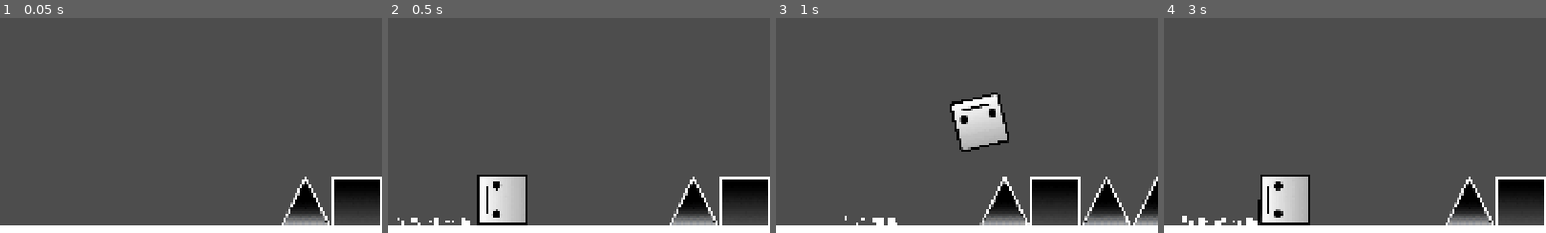
Above: before the commit, frames 1-4 (left to right).
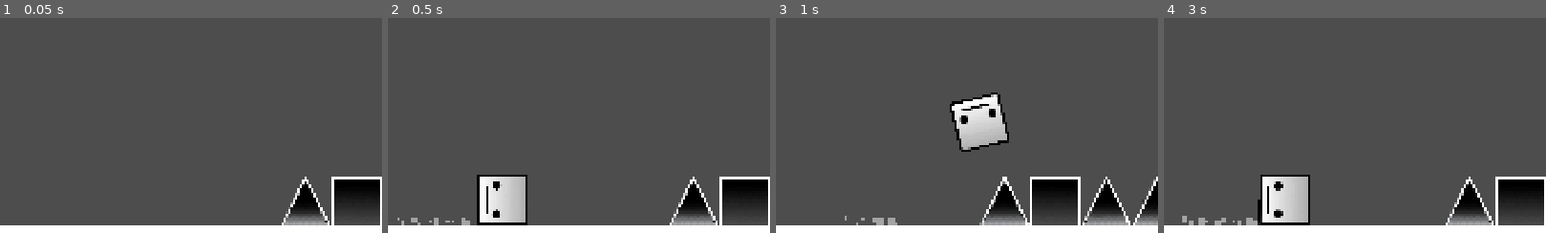
Above: after the commit, the same moments.

Repository: Nahu666/Corbalan-Proto---Geometry-Dash
Game: Godot game, scene res://escenas/prueba.tscn
Two runs of this game, one before a commit and one after it. Both use one fixed random seed, a clock stepped at 60 frames per second and the inputs below.
Inputs:
- Up to frame 1 (0.05 s): no input
- Up to frame 2 (0.5 s): no input
- Up to frame 3 (1 s): tap W (salto) at 0.77 s
- Up to frame 4 (3 s): tap W (salto) at 1.52 s
The pictures show only the part of the screen within x 0-50%, y 28-78%; the shares and areas given below are measured in that part.

Frame 1 is identical in both runs. In frame 2, 0.2% of the frame differs, in the area x 2-22%, y 92-97%; in frame 3, 0.2%; in frame 4, 0.3%, in the area x 4-25%, y 92-97%.

Commit message:
Partículas de Orbes

Diff:
--- a/corbalan-proto---geometry-dash/escenas/prueba.tscn
+++ b/corbalan-proto---geometry-dash/escenas/prueba.tscn
@@ -268,6 +268,18 @@
 [node name="Area2D27" parent="." unique_id=846228742 instance=ExtResource("3_mdukl")]
 position = Vector2(5888, 768)
 
+[node name="Area2D40" parent="." unique_id=2071831192 instance=ExtResource("3_mdukl")]
+position = Vector2(9472, 768)
+
+[node name="Area2D41" parent="." unique_id=1346163663 instance=ExtResource("3_mdukl")]
+position = Vector2(9344, 768)
+
+[node name="Area2D42" parent="." unique_id=503256520 instance=ExtResource("3_mdukl")]
+position = Vector2(9216, 768)
+
+[node name="Area2D43" parent="." unique_id=1732338594 instance=ExtResource("3_mdukl")]
+position = Vector2(9600, 768)
+
 [node name="StaticBody2D41" parent="." unique_id=77573870 groups=["kill"] instance=ExtResource("2_mdukl")]
 position = Vector2(5632, -384)
 
@@ -305,6 +317,15 @@
 
 [node name="StaticBody2D63" parent="." unique_id=1833423358 groups=["kill"] instance=ExtResource("2_mdukl")]
 position = Vector2(8704, 384)
+
+[node name="StaticBody2D64" parent="." unique_id=175726847 groups=["kill"] instance=ExtResource("2_mdukl")]
+position = Vector2(9856, 640)
+
+[node name="StaticBody2D65" parent="." unique_id=1471571488 groups=["kill"] instance=ExtResource("2_mdukl")]
+position = Vector2(9984, 640)
+
+[node name="StaticBody2D66" parent="." unique_id=84906535 groups=["kill"] instance=ExtResource("2_mdukl")]
+position = Vector2(9728, 640)
 
 [node name="Area2D39" parent="." unique_id=241042502 instance=ExtResource("3_mdukl")]
 position = Vector2(8704, 512)
@@ -345,6 +366,10 @@
 [node name="orbe6" parent="." unique_id=1634433502 instance=ExtResource("4_bby4t")]
 position = Vector2(7040, 256)
 
+[node name="orbe7" parent="." unique_id=423905338 instance=ExtResource("4_bby4t")]
+position = Vector2(9408, 576)
+tipo = 1
+
 [node name="StaticBody2D9" parent="." unique_id=1271153638 groups=["kill"] instance=ExtResource("2_mdukl")]
 position = Vector2(8448, 384)
 
--- a/corbalan-proto---geometry-dash/objetos/jugador.tscn
+++ b/corbalan-proto---geometry-dash/objetos/jugador.tscn
@@ -94,6 +94,7 @@
 scale_amount_min = 5.0
 scale_amount_max = 20.0
 scale_amount_curve = SubResource("Curve_f3ub6")
+color = Color(1, 1, 1, 0.49019608)
 
 [connection signal="area_entered" from="externo" to="." method="_on_externo_area_entered"]
 [connection signal="area_entered" from="externo" to="externo" method="_on_area_entered"]
--- a/corbalan-proto---geometry-dash/objetos/orbe.tscn
+++ b/corbalan-proto---geometry-dash/objetos/orbe.tscn
@@ -5,6 +5,10 @@
 
 [sub_resource type="CircleShape2D" id="CircleShape2D_mnlrh"]
 radius = 187.50003
+
+[sub_resource type="Curve" id="Curve_amtv3"]
+_data = [Vector2(0.25, 1), 0.0, 0.0, 0, 0, Vector2(1, 0.3595506), 0.0, 0.0, 0, 0]
+point_count = 2
 
 [node name="orbe" type="Area2D" unique_id=1088912280 groups=["orbe"]]
 script = ExtResource("1_mnlrh")
@@ -18,3 +22,15 @@
 position = Vector2(-1.9073486e-06, 0)
 scale = Vector2(0.51199996, 0.5059289)
 shape = SubResource("CircleShape2D_mnlrh")
+
+[node name="CPUParticles2D" type="CPUParticles2D" parent="." unique_id=970920387]
+z_index = -1
+amount = 10
+lifetime = 0.75
+spread = 180.0
+gravity = Vector2(0, 0)
+initial_velocity_min = 150.0
+initial_velocity_max = 200.0
+scale_amount_min = 10.0
+scale_amount_max = 20.0
+scale_amount_curve = SubResource("Curve_amtv3")
--- a/corbalan-proto---geometry-dash/scripts/jugador.gd
+++ b/corbalan-proto---geometry-dash/scripts/jugador.gd
@@ -30,7 +30,6 @@
 		if isUfo == true or  is_on_floor():
 			velocity.y = JUMP_VELOCITY
 			$arrastre.emitting = false
-
 
 
 	velocity.x = SPEED * delta
--- a/corbalan-proto---geometry-dash/scripts/orbe.gd
+++ b/corbalan-proto---geometry-dash/scripts/orbe.gd
@@ -3,6 +3,7 @@
 
 @export var tipo = 0
 @onready var sprite = $Sprite2D
+@onready var particulas = $CPUParticles2D
 var fuerza
 var invertir = false
 
@@ -21,28 +22,34 @@
 		0: #rosa
 			fuerza = 1200
 			sprite.texture = load("res://assets/MagentaRing.png")
+			particulas.color = Color.HOT_PINK
 
 		1: #amarilla
 			fuerza = 1500
 			sprite.texture = load("res://assets/YellowRing.png")
+			particulas.color = Color.YELLOW
 
 		2: #azul
 			fuerza = 800
 			invertir = true
 			sprite.texture = load("res://assets/CyanRing.png")
+			particulas.color = Color.AQUA
 
 		3: #roja
 			fuerza = 2300
 			sprite.texture = load("res://assets/RedRing.png")
+			particulas.color = Color.RED
 
 		4: #verde
 			fuerza = -1500
 			invertir = true
 			sprite.texture = load("res://assets/GreenRing.png")
+			particulas.color = Color.GREEN
 
 		5: #negro
 			fuerza = -2000
 			sprite.texture = load("res://assets/BlackRing.png")
+			particulas.color = Color.BLACK
 
 		_ :
 			fuerza = 0
